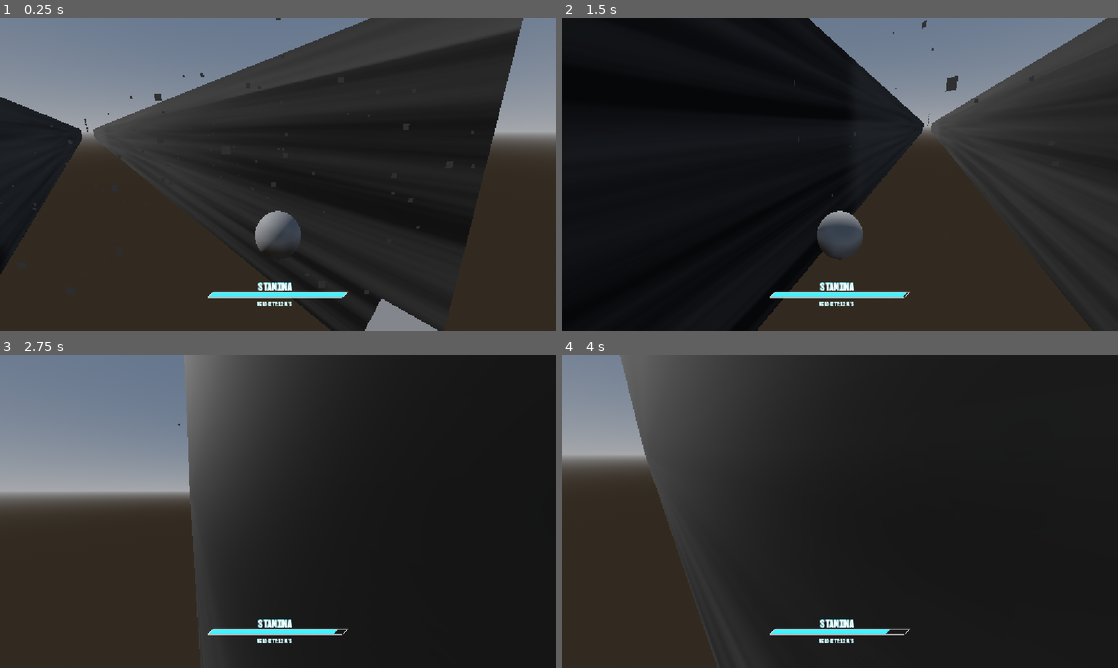
Above: before the commit, frames 1-4 (two rows, left to right).
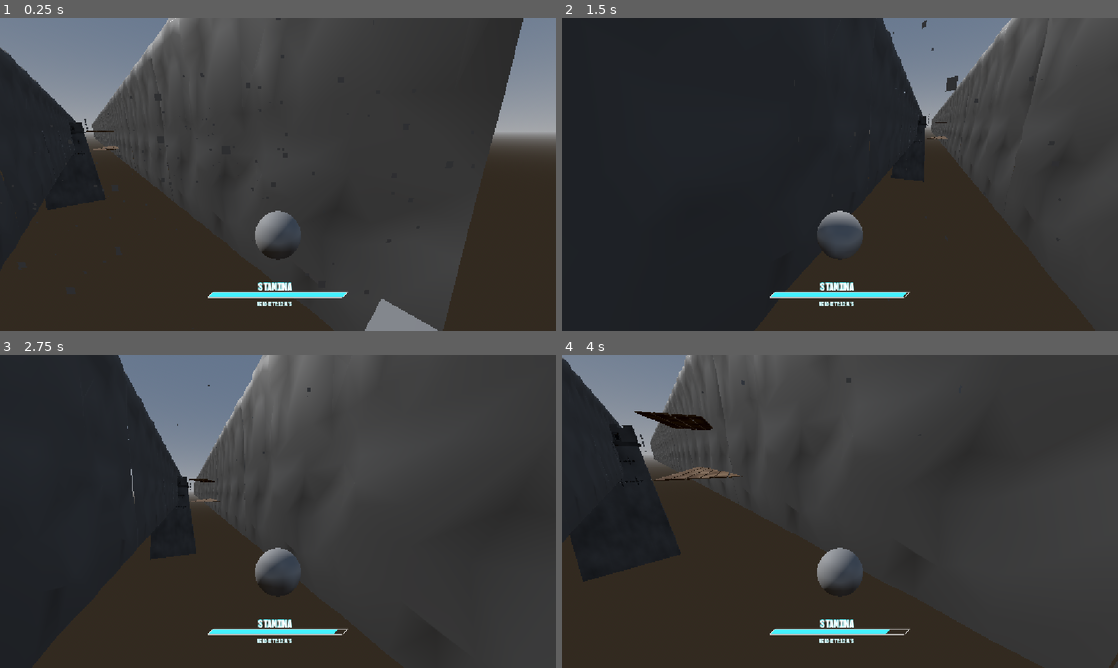
Above: after the commit, the same moments.

Repository: PortalGolem/havenIE2026GameJam
Game: Godot game, scene res://Scenes/Main.tscn
Same seed, same stepped clock (60 frames per second), same inputs: the game is played once before the commit and once after it.
Inputs (mouse positions are in pixels of both pictures, inside the frame that each line leads up to):
- Up to frame 1 (0.25 s): no input
- Up to frame 2 (1.5 s): move the mouse to (867, 174) at 0.52 s; press the mouse at (867, 174) at 0.53 s; hold W (Forward) from 0.53 s (still down); tap Space (Jump) at 0.77 s; move the mouse to (812, 174) at 1.27 s; release the mouse at (812, 174) at 1.28 s; tap Shift (Dash) at 1.35 s
- Up to frame 3 (2.75 s): keep holding W (Forward); tap Space (Jump) at 1.52 s; move the mouse to (289, 505) at 2.02 s; press the mouse at (289, 505) at 2.03 s
- Up to frame 4 (4 s): keep holding W (Forward); move the mouse to (834, 517) at 2.77 s; release the mouse at (834, 517) at 2.78 s; tap Shift (Dash) at 2.85 s; tap Space (Jump) at 3.02, 3.77 s; move the mouse to (878, 514) at 3.52 s; press the mouse at (878, 514) at 3.53 s

The runs differ from the first frame. In frame 1, 26% of the frame differs, in the area x 0-95%, y 0-100%; in frame 2, 17%; in frame 3, 69%, in the area x 0-100%, y 0-100%; in frame 4, 63%.

Commit message:
peepee

Diff:
--- a/Assets/Models/wall_terrain_large.tscn
+++ b/Assets/Models/wall_terrain_large.tscn
@@ -1,6 +1,6 @@
 [gd_scene format=3 uid="uid://cecjcmhwohpui"]
 
-[ext_resource type="PackedScene" uid="uid://cvfv4xmrfwd7e" path="res://Objects/FBX Files/WallTerrain_Large.fbx" id="1_t1m1x"]
+[ext_resource type="PackedScene" uid="uid://cvfv4xmrfwd7e" path="res://Assets/FBX Files/WallTerrain_Large.fbx" id="1_t1m1x"]
 [ext_resource type="Texture2D" uid="uid://dyygb3rqy7086" path="res://Materials/Textures/Wall Terrain Large/Wall_Terrain_Large_Color.png" id="2_sbxr4"]
 [ext_resource type="Texture2D" uid="uid://bcint4e3d7jng" path="res://Materials/Textures/Wall Terrain Large/Wall_Terrain_Large_Normal.png" id="3_jnovo"]
 [ext_resource type="Texture2D" uid="uid://b3bby7i0nu103" path="res://Materials/Textures/Wall Terrain Large/Wall_Terrain_Large_Roughness.png" id="4_6ktwm"]
@@ -11,7 +11,17 @@
 normal_enabled = true
 normal_texture = ExtResource("3_jnovo")
 
+[sub_resource type="BoxShape3D" id="BoxShape3D_jq2tr"]
+size = Vector3(155.50922, 134.05064, 5.2768555)
+
 [node name="WallTerrain_Large" unique_id=244975756 instance=ExtResource("1_t1m1x")]
 
-[node name="WallTerrain_Large" parent="." index="0" unique_id=404776055]
+[node name="WallTerrain_Large" parent="." index="0" unique_id=645034693]
 surface_material_override/0 = SubResource("StandardMaterial3D_80hoq")
+
+[node name="StaticBody3D" type="StaticBody3D" parent="." index="1" unique_id=1160030490]
+collision_layer = 2
+
+[node name="CollisionShape3D" type="CollisionShape3D" parent="StaticBody3D" index="0" unique_id=1942248691]
+transform = Transform3D(1, 0, 0, 0, 1, 0, 0, 0, 1, -0.044769287, -17.124916, 2.1384277)
+shape = SubResource("BoxShape3D_jq2tr")
--- a/Rooms/Fixed/Start_Room.tscn
+++ b/Rooms/Fixed/Start_Room.tscn
@@ -1,46 +1,128 @@
 [gd_scene format=3 uid="uid://bc2navoi4cvju"]
 
-[ext_resource type="Texture2D" uid="uid://dnbrywea7oakp" path="res://Materials/Textures/Fortress Wall/Fortress_Wall_Color.png" id="2_sbqc7"]
+[ext_resource type="PackedScene" uid="uid://rw8u3lh3cxnu" path="res://Assets/Models/fortress_large.tscn" id="2_4jlny"]
+[ext_resource type="PackedScene" uid="uid://dwmjji4rgwwhq" path="res://Assets/Models/scaffolding_large.tscn" id="3_4jlny"]
+[ext_resource type="PackedScene" uid="uid://cecjcmhwohpui" path="res://Assets/Models/wall_terrain_large.tscn" id="3_bsx41"]
 
-[sub_resource type="BoxShape3D" id="BoxShape3D_4jlny"]
-size = Vector3(1, 35.49048, 1045.4825)
+[sub_resource type="BoxShape3D" id="BoxShape3D_jq2tr"]
+size = Vector3(43.915405, 87.04956, 1)
 
-[sub_resource type="StandardMaterial3D" id="StandardMaterial3D_bsx41"]
-albedo_texture = ExtResource("2_sbqc7")
-
-[sub_resource type="BoxMesh" id="BoxMesh_kxl16"]
-size = Vector3(1, 35.49048, 71.45166)
-
-[sub_resource type="StandardMaterial3D" id="StandardMaterial3D_75dvw"]
-albedo_texture = ExtResource("2_sbqc7")
+[sub_resource type="BoxShape3D" id="BoxShape3D_kbhuk"]
+size = Vector3(21.078804, 0.2848816, 60.852356)
 
 [node name="Start" type="Node3D" unique_id=1440636408]
 
 [node name="End" type="Node3D" parent="." unique_id=1945841556]
 transform = Transform3D(1, 0, 0, 0, 1, 0, 0, 0, 1, 0, 0.40884602, 1046.39)
 
-[node name="StaticBody3D" type="StaticBody3D" parent="." unique_id=2011556358]
-transform = Transform3D(1, 0, 0, 0, 1, 0, 0, 0, 1, -16.816292, 0, 557.7727)
-collision_layer = 2
+[node name="FortressLarge" parent="." unique_id=2112361084 instance=ExtResource("2_4jlny")]
+transform = Transform3D(1, 0, 0, 0, 1, 0, 0, 0, 1, 27.864065, -10.113274, 418.86206)
 
-[node name="CollisionShape3D" type="CollisionShape3D" parent="StaticBody3D" unique_id=1133300425]
-transform = Transform3D(1, 0, 0, 0, 1, 0, 0, 0, 1, 0, -6.121704, -37.055786)
-shape = SubResource("BoxShape3D_4jlny")
+[node name="WallTerrain_Large5" parent="." unique_id=1843920920 instance=ExtResource("3_bsx41")]
+transform = Transform3D(-2.1855694e-08, 0, 0.5, 0, 0.5, 0, -0.5, 0, -2.1855694e-08, -18.929298, 18.05566, 37.65443)
 
-[node name="MeshInstance3D" type="MeshInstance3D" parent="StaticBody3D" unique_id=1661222433]
-transform = Transform3D(1, 0, 0, 0, 1, 0, 0, 0, 14.662356, 4.7683716e-07, -6.121704, -35.22583)
-material_override = SubResource("StandardMaterial3D_bsx41")
-mesh = SubResource("BoxMesh_kxl16")
+[node name="WallTerrain_Large6" parent="." unique_id=1589690049 instance=ExtResource("3_bsx41")]
+transform = Transform3D(-2.1855694e-08, 0, 0.5, 0, 0.5, 0, -0.5, 0, -2.1855694e-08, -18.929298, 18.05566, 115.216125)
 
-[node name="StaticBody3D2" type="StaticBody3D" parent="." unique_id=362308974]
-transform = Transform3D(1, 0, 0, 0, 1, 0, 0, 0, 1, 18.644997, 0, 557.7727)
-collision_layer = 2
+[node name="WallTerrain_Large7" parent="." unique_id=839297435 instance=ExtResource("3_bsx41")]
+transform = Transform3D(-2.1855694e-08, 0, 0.5, 0, 0.5, 0, -0.5, 0, -2.1855694e-08, -18.929298, 18.05566, 193.14516)
 
-[node name="CollisionShape3D" type="CollisionShape3D" parent="StaticBody3D2" unique_id=1119089040]
-transform = Transform3D(1, 0, 0, 0, 1, 0, 0, 0, 1, 0, -6.121704, -32.805542)
-shape = SubResource("BoxShape3D_4jlny")
+[node name="WallTerrain_Large8" parent="." unique_id=1304522866 instance=ExtResource("3_bsx41")]
+transform = Transform3D(-2.1855694e-08, 0, 0.5, 0, 0.5, 0, -0.5, 0, -2.1855694e-08, -18.929298, 18.05566, 270.69495)
 
-[node name="MeshInstance3D" type="MeshInstance3D" parent="StaticBody3D2" unique_id=108985863]
-transform = Transform3D(1, 0, 0, 0, 1, 0, 0, 0, 14.662356, 0, -6.121704, -35.22583)
-material_override = SubResource("StandardMaterial3D_75dvw")
-mesh = SubResource("BoxMesh_kxl16")
+[node name="WallTerrain_Large9" parent="." unique_id=244975756 instance=ExtResource("3_bsx41")]
+transform = Transform3D(-2.1855694e-08, 0, 0.5, 0, 0.5, 0, -0.5, 0, -2.1855694e-08, -18.929298, 18.05566, 344.88455)
+
+[node name="WallTerrain_Large10" parent="." unique_id=256703268 instance=ExtResource("3_bsx41")]
+transform = Transform3D(-2.1855694e-08, 0, 0.5, 0, 0.5, 0, -0.5, 0, -2.1855694e-08, -18.929298, 18.05566, 422.44626)
+
+[node name="WallTerrain_Large11" parent="." unique_id=923132168 instance=ExtResource("3_bsx41")]
+transform = Transform3D(-2.1855694e-08, 0, 0.5, 0, 0.5, 0, -0.5, 0, -2.1855694e-08, -18.929298, 18.05566, 500.37527)
+
+[node name="WallTerrain_Large12" parent="." unique_id=1502852688 instance=ExtResource("3_bsx41")]
+transform = Transform3D(-2.1855694e-08, 0, 0.5, 0, 0.5, 0, -0.5, 0, -2.1855694e-08, -18.929298, 18.05566, 577.92505)
+
+[node name="WallTerrain_Large13" parent="." unique_id=2073565102 instance=ExtResource("3_bsx41")]
+transform = Transform3D(-2.1855694e-08, 0, 0.5, 0, 0.5, 0, -0.5, 0, -2.1855694e-08, -18.929298, 18.05566, 646.4204)
+
+[node name="WallTerrain_Large14" parent="." unique_id=1005577320 instance=ExtResource("3_bsx41")]
+transform = Transform3D(-2.1855694e-08, 0, 0.5, 0, 0.5, 0, -0.5, 0, -2.1855694e-08, -18.929298, 18.05566, 723.9821)
+
+[node name="WallTerrain_Large15" parent="." unique_id=2069860219 instance=ExtResource("3_bsx41")]
+transform = Transform3D(-2.1855694e-08, 0, 0.5, 0, 0.5, 0, -0.5, 0, -2.1855694e-08, -18.929298, 18.05566, 801.91113)
+
+[node name="WallTerrain_Large16" parent="." unique_id=1913044004 instance=ExtResource("3_bsx41")]
+transform = Transform3D(-2.1855694e-08, 0, 0.5, 0, 0.5, 0, -0.5, 0, -2.1855694e-08, -18.929298, 18.05566, 879.46094)
+
+[node name="WallTerrain_Large17" parent="." unique_id=1476746885 instance=ExtResource("3_bsx41")]
+transform = Transform3D(-2.1855694e-08, 0, 0.5, 0, 0.5, 0, -0.5, 0, -2.1855694e-08, -18.929298, 18.05566, 952.794)
+
+[node name="WallTerrain_Large18" parent="." unique_id=1366763623 instance=ExtResource("3_bsx41")]
+transform = Transform3D(-2.1855694e-08, 0, 0.5, 0, 0.5, 0, -0.5, 0, -2.1855694e-08, -18.929298, 18.05566, 1030.3557)
+
+[node name="WallTerrain_Large19" parent="." unique_id=717593868 instance=ExtResource("3_bsx41")]
+transform = Transform3D(-2.1855694e-08, 0, -0.5, 0, 0.5, 0, 0.5, 0, -2.1855694e-08, 20.758917, 18.05566, 37.65443)
+
+[node name="WallTerrain_Large20" parent="." unique_id=958844751 instance=ExtResource("3_bsx41")]
+transform = Transform3D(-2.1855694e-08, 0, -0.5, 0, 0.5, 0, 0.5, 0, -2.1855694e-08, 20.758917, 18.05566, 115.216125)
+
+[node name="WallTerrain_Large21" parent="." unique_id=2020055089 instance=ExtResource("3_bsx41")]
+transform = Transform3D(-2.1855694e-08, 0, -0.5, 0, 0.5, 0, 0.5, 0, -2.1855694e-08, 20.758917, 18.05566, 193.14516)
+
+[node name="WallTerrain_Large22" parent="." unique_id=1477885614 instance=ExtResource("3_bsx41")]
+transform = Transform3D(-2.1855694e-08, 0, -0.5, 0, 0.5, 0, 0.5, 0, -2.1855694e-08, 20.758917, 18.05566, 270.69495)
+
+[node name="WallTerrain_Large23" parent="." unique_id=1609092124 instance=ExtResource("3_bsx41")]
+transform = Transform3D(-2.1855694e-08, 0, -0.5, 0, 0.5, 0, 0.5, 0, -2.1855694e-08, 20.758917, 18.05566, 344.88455)
+
+[node name="WallTerrain_Large24" parent="." unique_id=2128371438 instance=ExtResource("3_bsx41")]
+transform = Transform3D(-2.1855694e-08, 0, -0.5, 0, 0.5, 0, 0.5, 0, -2.1855694e-08, 20.758917, 18.05566, 422.44626)
+
+[node name="WallTerrain_Large25" parent="." unique_id=1537126348 instance=ExtResource("3_bsx41")]
+transform = Transform3D(-2.1855694e-08, 0, -0.5, 0, 0.5, 0, 0.5, 0, -2.1855694e-08, 20.758917, 18.05566, 500.37527)
+
+[node name="WallTerrain_Large26" parent="." unique_id=1722433031 instance=ExtResource("3_bsx41")]
+transform = Transform3D(-2.1855694e-08, 0, -0.5, 0, 0.5, 0, 0.5, 0, -2.1855694e-08, 20.758917, 18.05566, 577.92505)
+
+[node name="WallTerrain_Large27" parent="." unique_id=923227981 instance=ExtResource("3_bsx41")]
+transform = Transform3D(-2.1855694e-08, 0, -0.5, 0, 0.5, 0, 0.5, 0, -2.1855694e-08, 20.758917, 18.05566, 646.4204)
+
+[node name="WallTerrain_Large28" parent="." unique_id=411141257 instance=ExtResource("3_bsx41")]
+transform = Transform3D(-2.1855694e-08, 0, -0.5, 0, 0.5, 0, 0.5, 0, -2.1855694e-08, 20.758917, 18.05566, 723.9821)
+
+[node name="WallTerrain_Large29" parent="." unique_id=967588089 instance=ExtResource("3_bsx41")]
+transform = Transform3D(-2.1855694e-08, 0, -0.5, 0, 0.5, 0, 0.5, 0, -2.1855694e-08, 20.758917, 18.05566, 801.91113)
+
+[node name="WallTerrain_Large30" parent="." unique_id=574725093 instance=ExtResource("3_bsx41")]
+transform = Transform3D(-2.1855694e-08, 0, -0.5, 0, 0.5, 0, 0.5, 0, -2.1855694e-08, 20.758917, 18.05566, 879.46094)
+
+[node name="WallTerrain_Large31" parent="." unique_id=1621954103 instance=ExtResource("3_bsx41")]
+transform = Transform3D(-2.1855694e-08, 0, -0.5, 0, 0.5, 0, 0.5, 0, -2.1855694e-08, 20.758917, 18.05566, 952.794)
+
+[node name="WallTerrain_Large32" parent="." unique_id=1695507493 instance=ExtResource("3_bsx41")]
+transform = Transform3D(-2.1855694e-08, 0, -0.5, 0, 0.5, 0, 0.5, 0, -2.1855694e-08, 20.758917, 18.05566, 1030.3557)
+
+[node name="StaticBody3D3" type="StaticBody3D" parent="." unique_id=213902445]
+collision_layer = 4
+
+[node name="CollisionShape3D" type="CollisionShape3D" parent="StaticBody3D3" unique_id=1712677745]
+transform = Transform3D(1, 0, 0, 0, 1, 0, 0, 0, 1, 27.936832, -30.887085, 414.2925)
+shape = SubResource("BoxShape3D_jq2tr")
+
+[node name="ScaffoldingLarge" parent="." unique_id=90800242 instance=ExtResource("3_4jlny")]
+transform = Transform3D(-0.30731854, 0, -0.9516067, 0, 1, 0, 0.9516067, 0, -0.30731854, -14.749726, 0, 251.56827)
+
+[node name="StaticBody3D4" type="StaticBody3D" parent="." unique_id=417645674]
+collision_layer = 4
+
+[node name="CollisionShape3D" type="CollisionShape3D" parent="StaticBody3D4" unique_id=632626522]
+transform = Transform3D(0.9534278, 0, -0.30162135, 0, 1, 0, 0.30162135, 0, 0.9534278, -16.457579, 2.1968842, 253.1756)
+shape = SubResource("BoxShape3D_kbhuk")
+
+[node name="StaticBody3D5" type="StaticBody3D" parent="." unique_id=1774809469]
+transform = Transform3D(1, 0, 0, 0, 1, 0, 0, 0, 1, 0, -15.558409, 0)
+collision_layer = 4
+
+[node name="CollisionShape3D" type="CollisionShape3D" parent="StaticBody3D5" unique_id=742248375]
+transform = Transform3D(0.9534278, 0, -0.30162135, 0, 1, 0, 0.30162135, 0, 0.9534278, -16.457579, 2.1968842, 253.1756)
+shape = SubResource("BoxShape3D_kbhuk")
